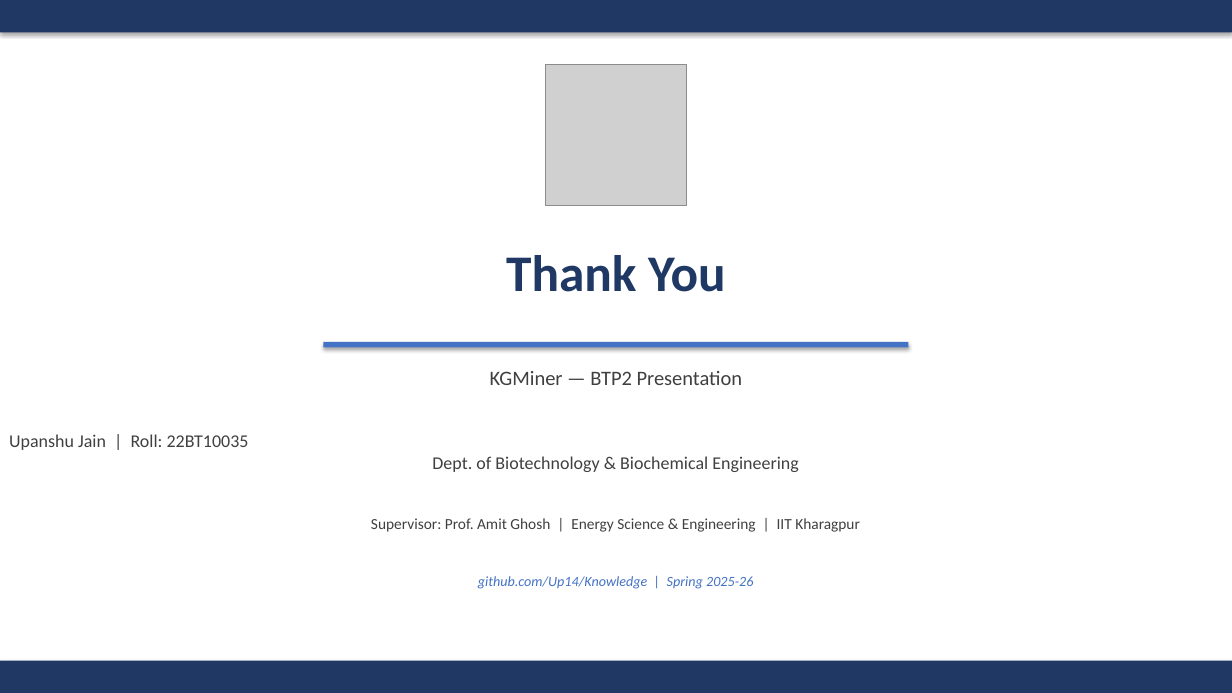
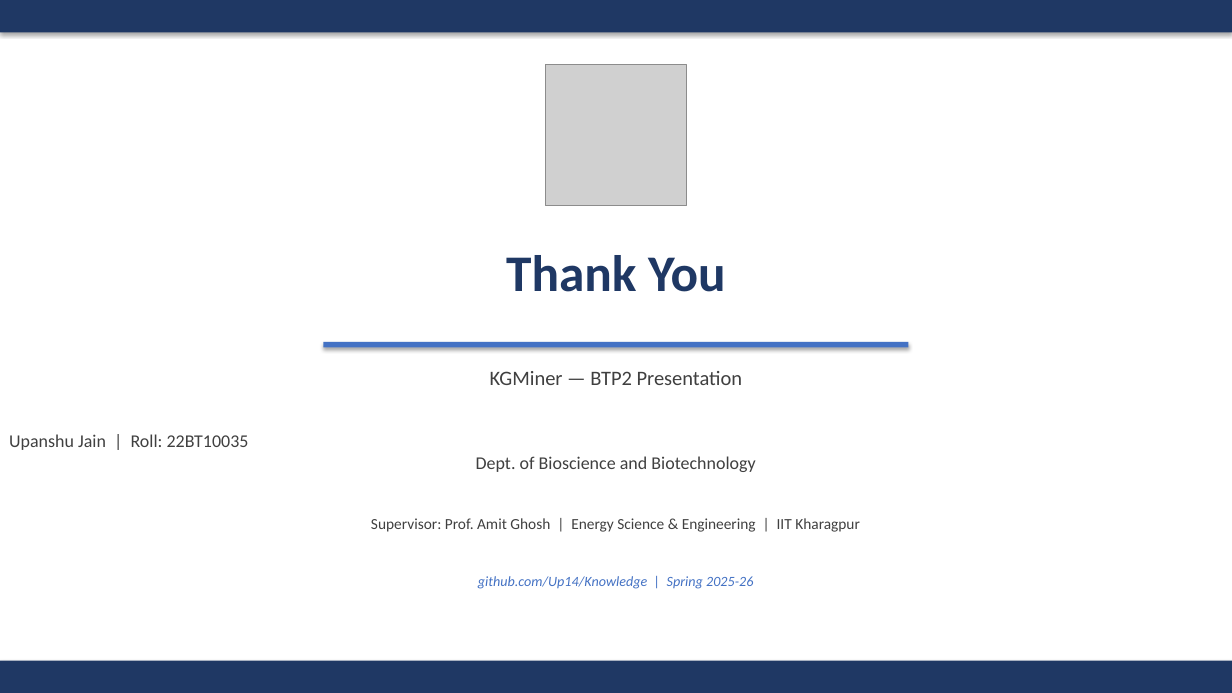
Before and after one commit to Up14/NEKO_PAPER, a slide deck: slide 23 of BTP2_KGMiner.pptx. Drawn at 1232x693 pixels with LibreOffice and Linux fonts; fonts in the diff are those of the drawing; grey boxes stand for pictures. Boxes give left, top, right and bottom in pixels: in the first picture for what was removed or moved away, otherwise in the second. Text is boxed around its words. In the diff, an @@ line names an element or a change of style, - is before the commit and + after.

```diff
--- a/BTP2_KGMiner.pptx
+++ b/BTP2_KGMiner.pptx
@@ text at bbox=[9, 434, 755, 472]: text changed @@
-Upanshu Jain | Roll: 22BT10035
-Dept. of Biotechnology & Biochemical Engineering
+Upanshu Jain | Roll: 22BT10035
+Dept. of Bioscience and Biotechnology
```
Also in this commit, not shown: 1 other slide changed, 3 other files.
